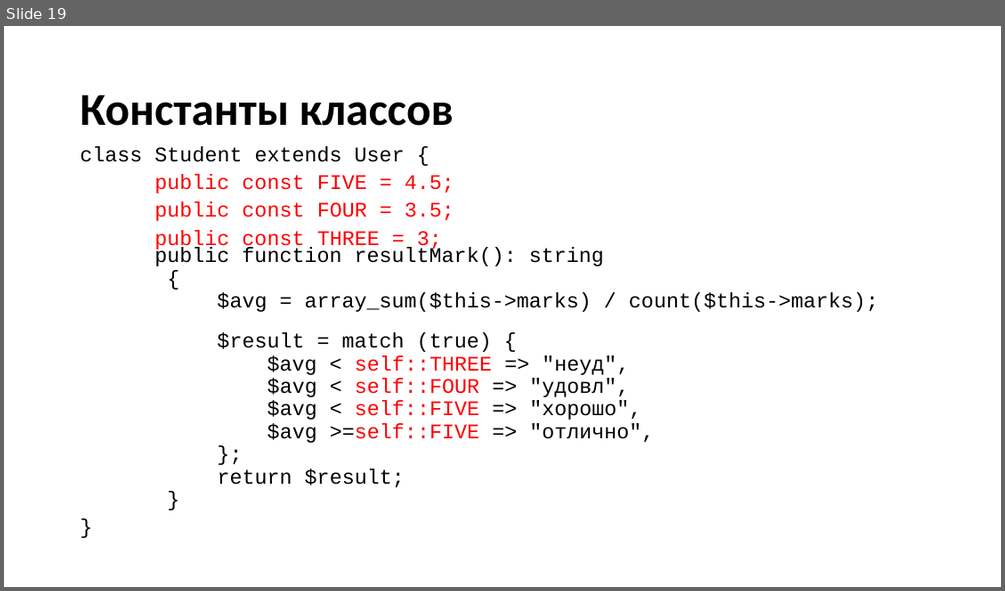
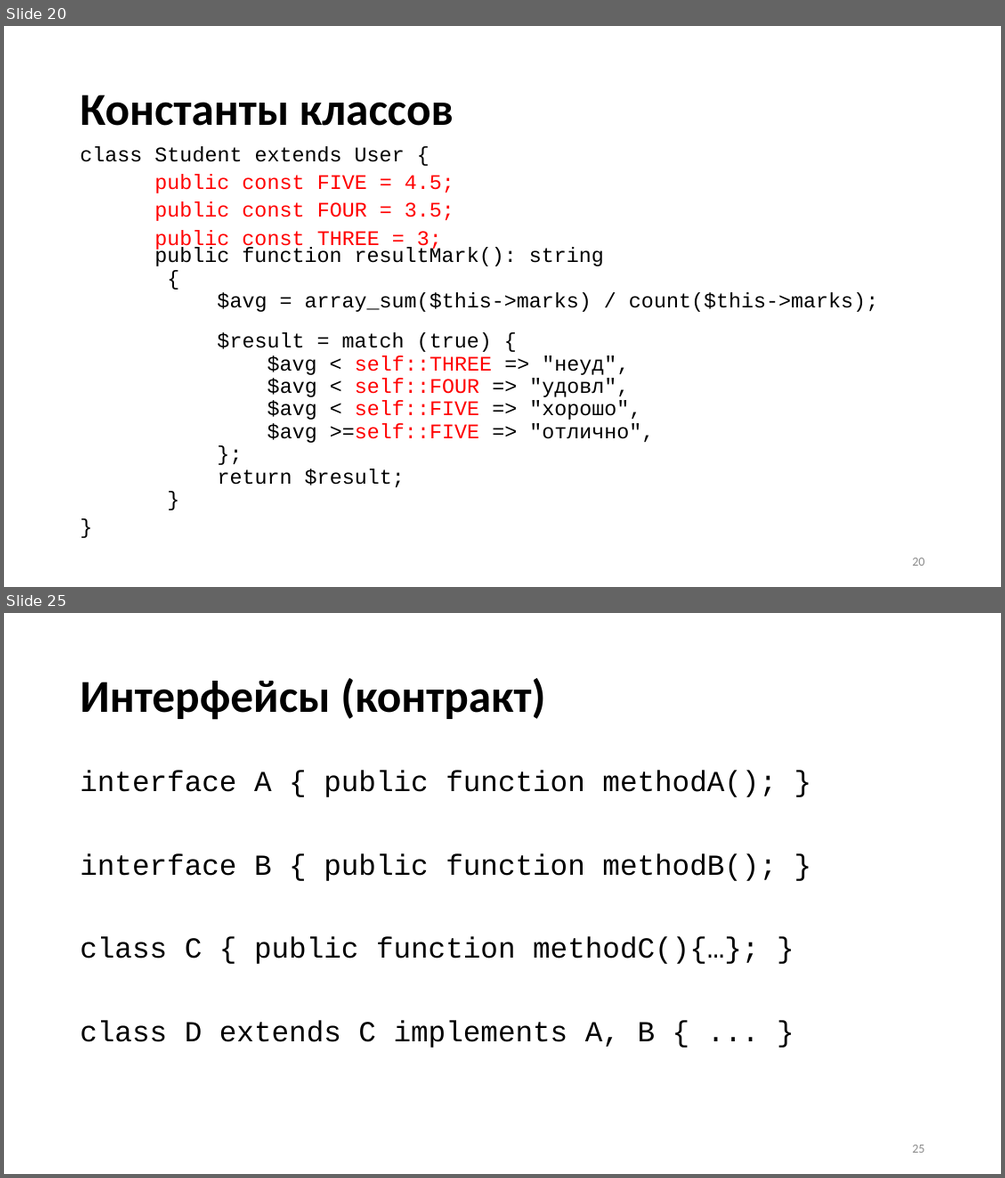
Before and after one commit to neverlaaazy/WebDev-docs, a slide deck: 6 PHP ООП.pptx. Shown one above the other, each under a label of ours: slide 19 before the commit, slides 20 and 25 after it; the slides between them are not shown. The pictures are 1005x591 and 1005x1178 pixels, drawn with LibreOffice and Linux fonts; fonts in the diff are those of the drawing. Boxes give left, top, right and bottom in pixels: in the first picture for what was removed or moved away, otherwise in the second. Text is boxed around its words. In the diff, an @@ line names an element or a change of style, - is before the commit and + after.

```diff
--- a/6 PHP ООП.pptx
+++ b/6 PHP ООП.pptx
@@ slide 25 added at [4, 613, 1001, 1174], background #FFFFFF @@
@@ title added at [80, 678, 545, 720], 44 pt, text #000000, bold @@
+Интерфейсы (контракт)
@@ text added at [80, 770, 777, 1047], 28 pt, text #000000 @@
+interface A { public function methodA(); }
+interface B { public function methodB(); }
+class C { public function methodC(){…}; }
+class D extends C implements A, B { ... }
@@ page number added at [912, 1144, 924, 1152], 12 pt, text #8C8C8C @@
+25
@@ what was slide 19 is now slide 20 @@
@@ slide 20 changed as well @@
@@ page number added at [912, 557, 924, 565], 12 pt, text #8C8C8C @@
+20
```
Also in this commit, not shown: 18 other slides changed, 7 other slides added.
